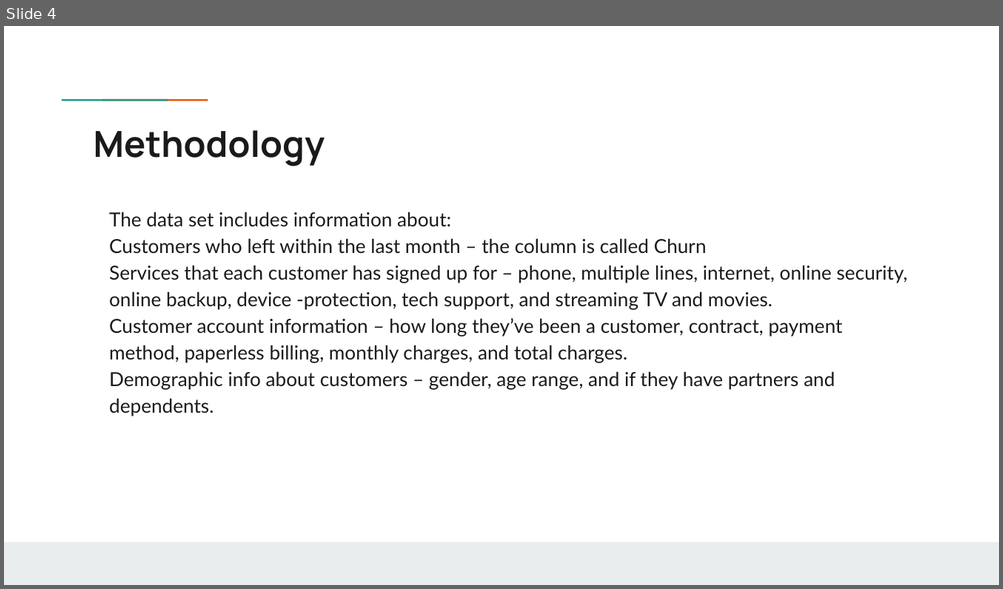
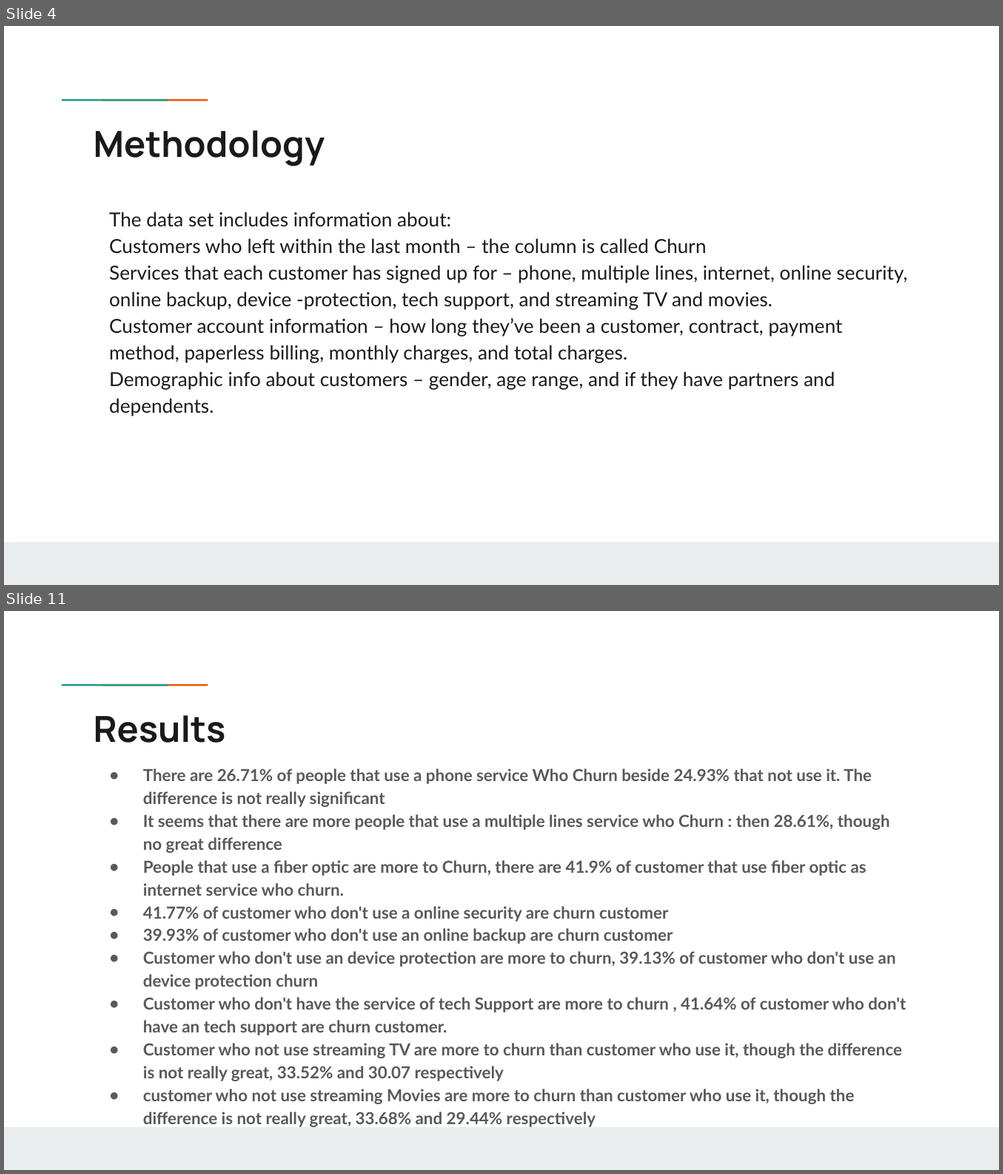
Before and after one commit to B1o0b1/Customer-Churn-Analysis, a slide deck: BI project Jean Franco Chosson .pptx. Shown one above the other, each under a label of ours: slide 4 before the commit, slides 4 and 11 after it; the slides between them are not shown. The pictures are 1003x589 and 1003x1174 pixels, drawn with LibreOffice and Linux fonts; fonts in the diff are those of the drawing; background and template pictures are left out. Boxes give left, top, right and bottom in pixels: in the first picture for what was removed or moved away, otherwise in the second. Text is boxed around its words. In the diff, an @@ line names an element or a change of style, - is before the commit and + after.

```diff
--- a/BI project Jean Franco Chosson .pptx
+++ b/BI project Jean Franco Chosson .pptx
@@ slide 11 added at (x1=4, y1=611, x2=999, y2=1170), background #FFFFFF; not listed: 3 template elements that a slide beside it also shows @@
@@ title added at (x1=94, y1=715, x2=226, y2=743), 26 pt, text #1A1A1A, bold @@
+Results
@@ text added at (x1=143, y1=769, x2=905, y2=1128), 12 pt, text #595959, bold @@
+● There are 26.71% of people that use a phone service Who Churn beside 24.93% that not use it. The difference is not really significant
+● It seems that there are more people that use a multiple lines service who Churn : then 28.61%, though no great difference
+● People that use a fiber optic are more to Churn, there are 41.9% of customer that use fiber optic as internet service who churn.
+● 41.77% of customer who don't use a online security are churn customer
+● 39.93% of customer who don't use an online backup are churn customer
+● Customer who don't use an device protection are more to churn, 39.13% of customer who don't use an device protection churn
+● Customer who don't have the service of tech Support are more to churn , 41.64% of customer who don't have an tech support are churn customer.
+● Customer who not use streaming TV are more to churn than customer who use it, though the difference is not really great, 33.52% and 30.07 respectively
+● customer who not use streaming Movies are more to churn than customer who use it, though the difference is not really great, 33.68% and 29.44% respectively
```
Also in this commit, not shown: 2 slides changed, 9 other slides added, 3 other files.
